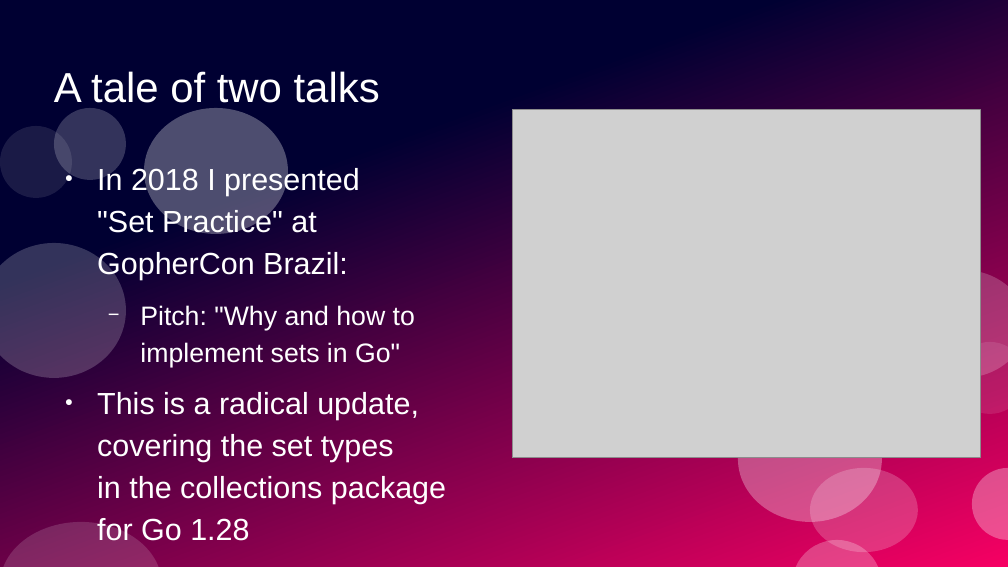
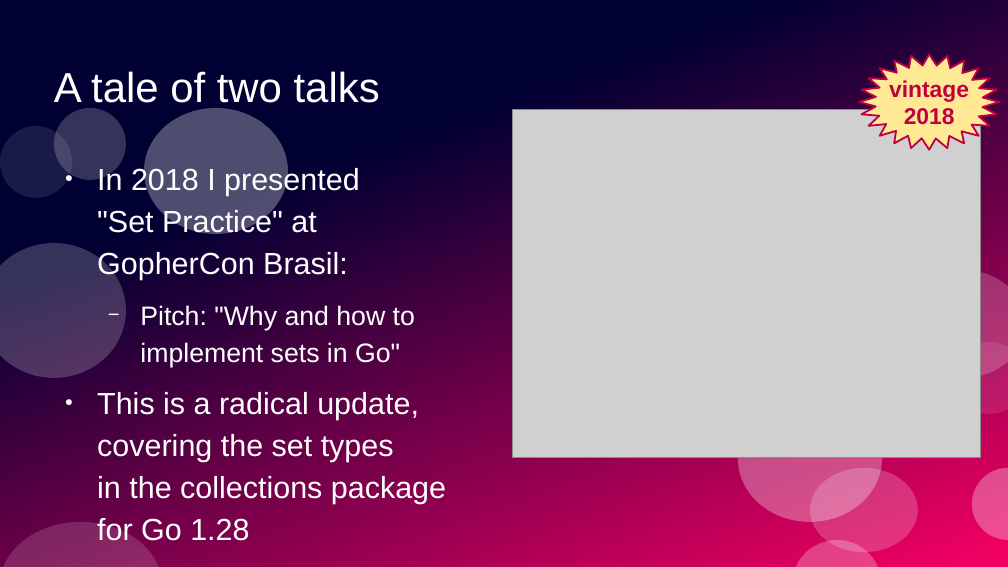
Before and after one commit to ramalho/sets-in-go, a slide deck: slide 3 of sets-in-go.odp. Drawn at 1008x567 pixels with LibreOffice and Linux fonts; fonts in the diff are those of the drawing; grey boxes stand for pictures. Boxes give left, top, right and bottom in pixels: in the first picture for what was removed or moved away, otherwise in the second. Text is boxed around its words. In the diff, an @@ line names an element or a change of style, - is before the commit and + after.

```diff
--- a/sets-in-go.odp
+++ b/sets-in-go.odp
@@ freeform shape added at box(860, 54, 1000, 149), fill #FFE994, outline #BF0041 1.42 pt, 18 pt, text #BF0041, bold @@
+vintage
+2018
@@ text at box(97, 166, 360, 280): text changed @@
-● In 2018 I presented
-  "Set Practice" at
-  GopherCon Brazil:
+● In 2018 I presented
+  "Set Practice" at
+  GopherCon Brasil:
```
Also in this commit, not shown: 8 other slides changed, 12 slides added, 2 slides removed, 2 other files.
